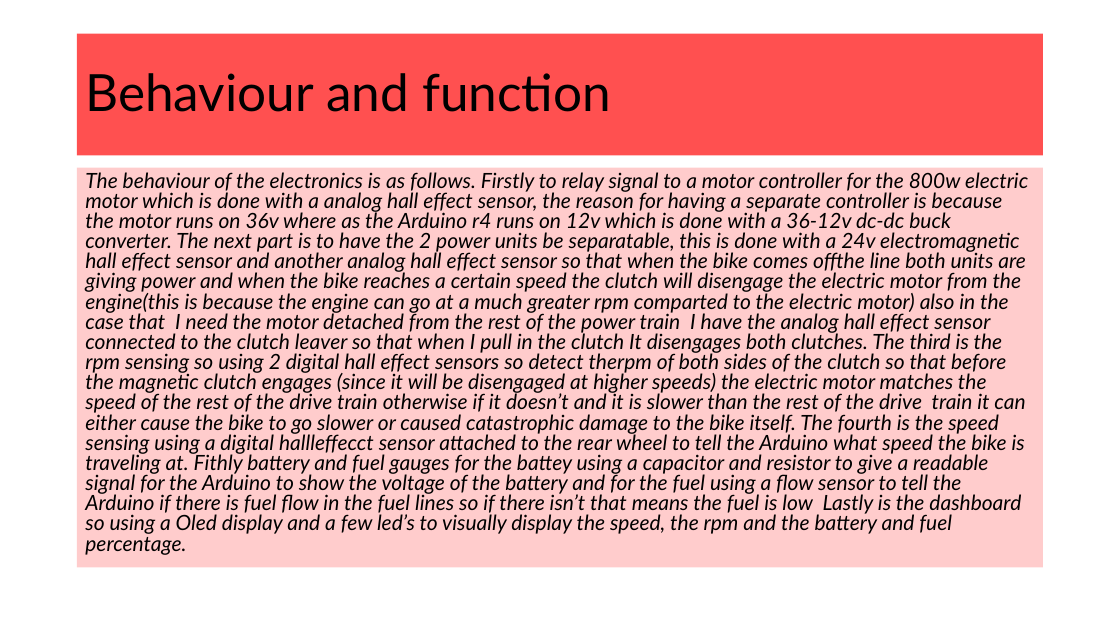
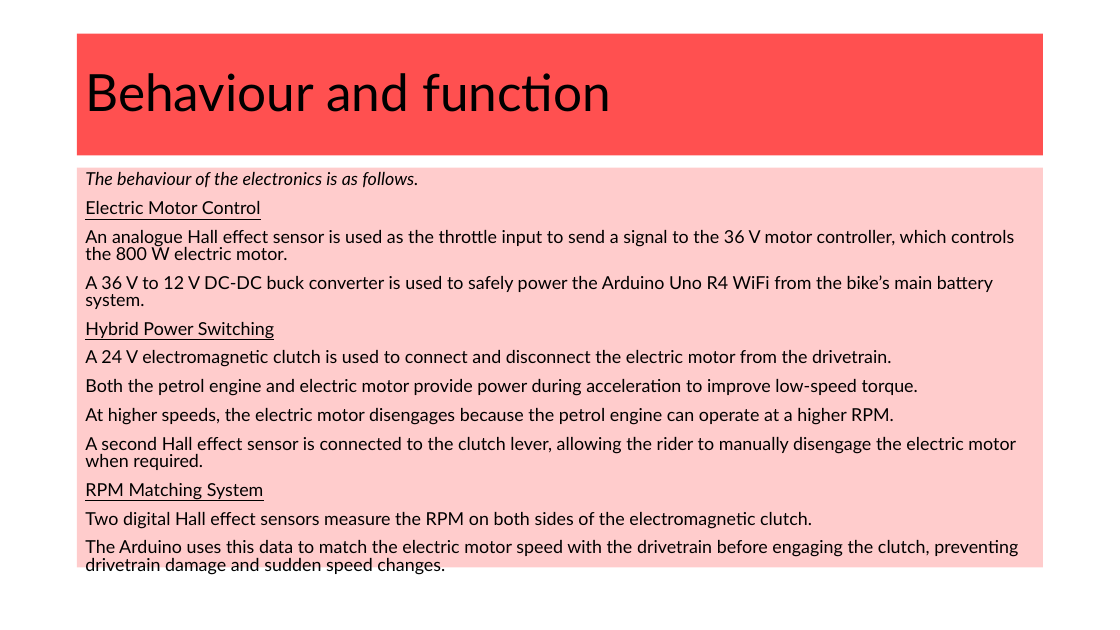
Before and after one commit to Heinrich70/Heinrich-13-Di-70cc-hybrid-pitbike, a slide deck: slide 6 of AS91904 Electronics Heinrich Venter.pptx. Drawn at 1120x630 pixels with LibreOffice and Linux fonts; fonts in the diff are those of the drawing. Boxes give left, top, right and bottom in pixels: in the first picture for what was removed or moved away, otherwise in the second. Text is boxed around its words. In the diff, an @@ line names an element or a change of style, - is before the commit and + after.

```diff
--- a/AS91904 Electronics Heinrich Venter.pptx
+++ b/AS91904 Electronics Heinrich Venter.pptx
@@ text at (85, 172, 1018, 574): text changed; size 18 to 15.3 pt; italic off @@
-The behaviour of the electronics is as follows. Firstly to relay signal to a motor controller for the 800w electric motor which is done with a analog hall effect sensor, the reason for having a separate controller is because the motor runs on 36v where as the Arduino r4 runs on 12v which is done with a 36-12v dc-dc buck converter. The next part is to have the 2 power units be separatable, this is done with a 24v electromagnetic hall effect sensor and another analog hall effect sensor so that when the bike comes offthe line both units are giving power and when the bike reaches a certain speed the clutch will disengage the electric motor from the engine(this is because the engine can go at a much greater rpm comparted to the electric motor) also in the case that I need the motor detached from the rest of the power train I have the analog hall effect sensor connected to the clutch leaver so that when I pull in the clutch It disengages both clutches. The third is the rpm sensing so using 2 digital hall effect sensors so detect therpm of both sides of the clutch so that before the magnetic clutch engages (since it will be disengaged at higher speeds) the electric motor matches the speed of the rest of the drive train otherwise if it doesn’t and it is slower than the rest of the drive train it can either cause the bike to go slower or caused catastrophic damage to the bike itself. The fourth is the speed sensing using a digital hallleffecct sensor attached to the rear wheel to tell the Arduino what speed the bike is traveling at. Fithly battery and fuel gauges for the battey using a capacitor and resistor to give a readable signal for the Arduino to show the voltage of the battery and for the fuel using a flow sensor to tell the Arduino if there is fuel flow in the fuel lines so if there isn’t that means the fuel is low Lastly is the dashboard so using a Oled display and a few led’s to visually display the speed, the rpm and the battery and fuel percentage.
+The behaviour of the electronics is as follows.
+Electric Motor Control
+An analogue Hall effect sensor is used as the throttle input to send a signal to the 36 V motor controller, which controls the 800 W electric motor.
+A 36 V to 12 V DC-DC buck converter is used to safely power the Arduino Uno R4 WiFi from the bike’s main battery system.
+Hybrid Power Switching
+A 24 V electromagnetic clutch is used to connect and disconnect the electric motor from the drivetrain.
+Both the petrol engine and electric motor provide power during acceleration to improve low-speed torque.
+At higher speeds, the electric motor disengages because the petrol engine can operate at a higher RPM.
+A second Hall effect sensor is connected to the clutch lever, allowing the rider to manually disengage the electric motor when required.
+RPM Matching System
+Two digital Hall effect sensors measure the RPM on both sides of the electromagnetic clutch.
+The Arduino uses this data to match the electric motor speed with the drivetrain before engaging the clutch, preventing drivetrain damage and sudden speed changes.
```
Also in this commit, not shown: 12 other slides changed, 1 slide added, 1 other file.
